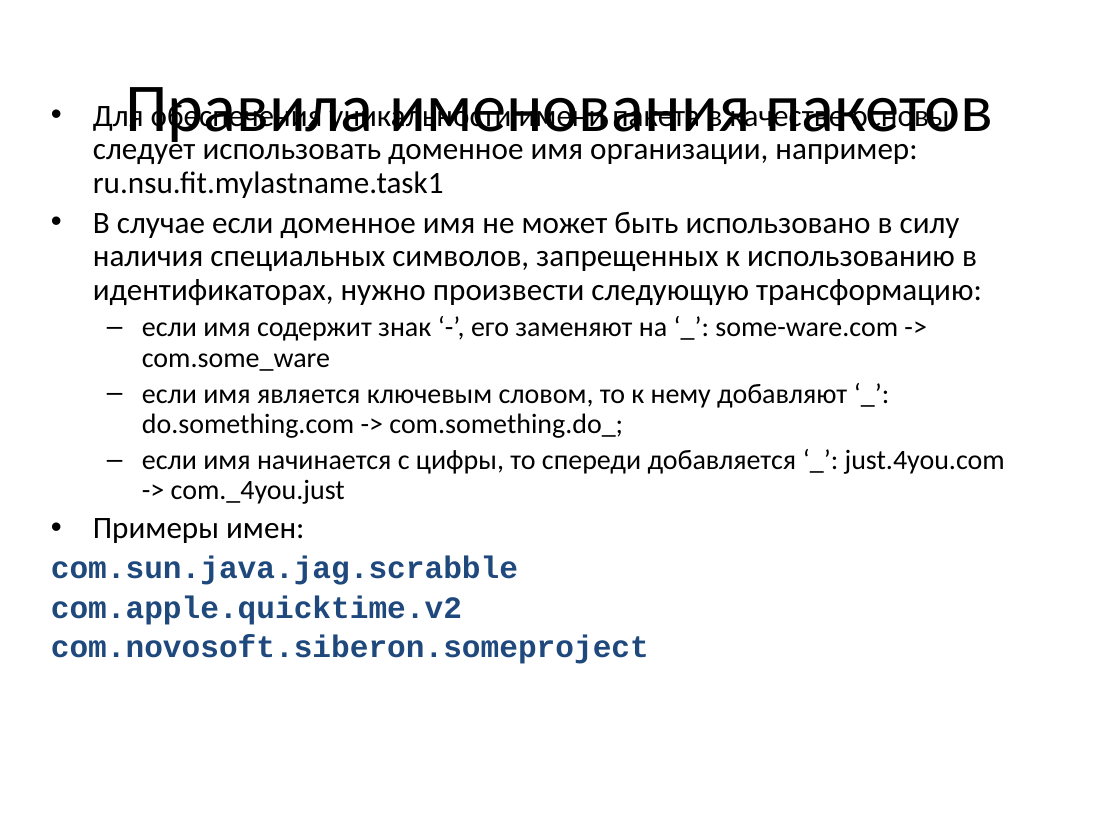
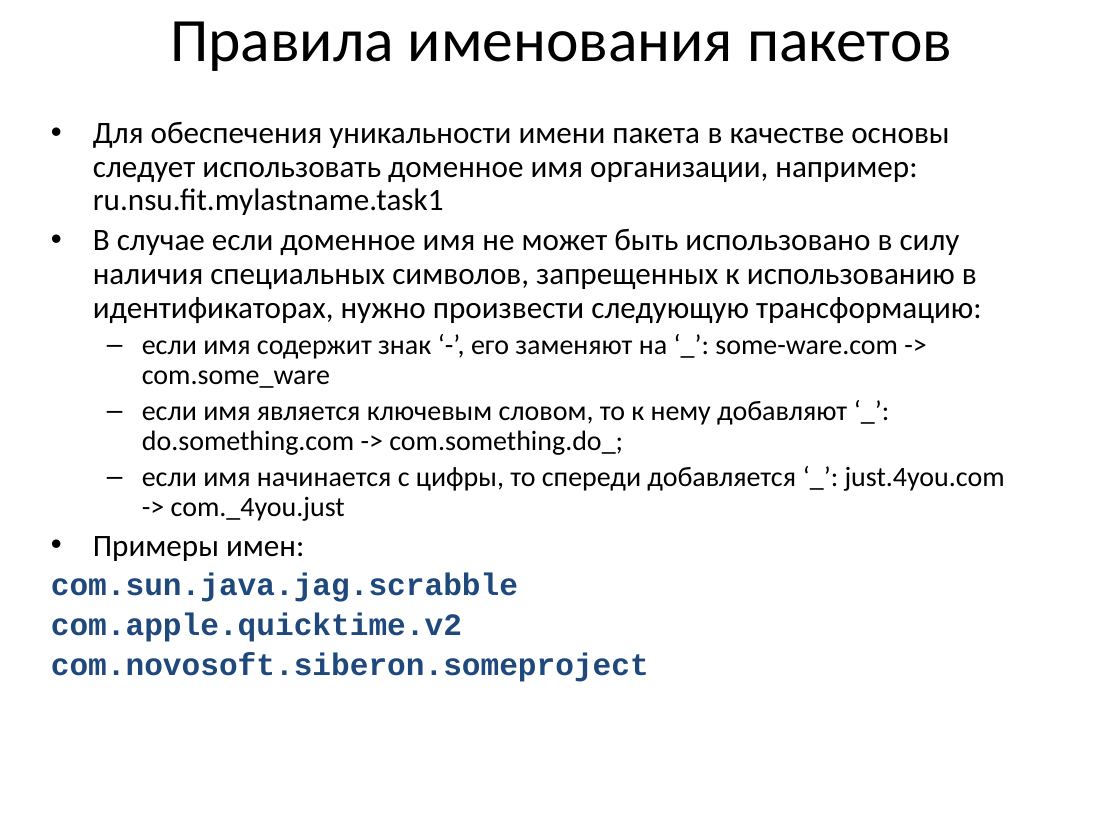
Before and after one commit to a-vodka/java, a slide deck: slide 83 of java-lc3.pptx. Drawn at 1120x840 pixels with LibreOffice and Linux fonts; fonts in the diff are those of the drawing; background and template pictures are left out. Boxes give left, top, right and bottom in pixels: in the first picture for what was removed or moved away, otherwise in the second. Text is boxed around its words. In the diff, an @@ line names an element or a change of style, - is before the commit and + after.

```diff
--- a/java-lc3.pptx
+++ b/java-lc3.pptx
@@ title "Правила именования пакетов": place and size @@
-title "Правила именования пакетов" at [125, 87, 994, 147]
+title "Правила именования пакетов" at [170, 21, 952, 71]
@@ title "Правила именования пакетов" at [170, 21, 952, 71]: size 44 to 39.6 pt @@
@@ text "Для обеспечения уникальности имени пакета ..." rewrapped from [51, 100, 1005, 664] to [51, 122, 1005, 682] @@
```
Also in this commit, not shown: 8 other slides changed, 2 other files.
